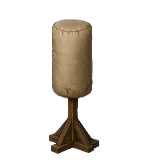
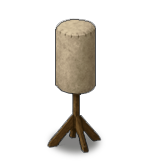
Layers edited between the first and the second 148 × 164 image:
removed layer "레이어 3" over (49, 19, 100, 154)
added layer "색조/채도 1" above "레이어 1" over (47, 18, 102, 154)
added layer "레이어 1" (50%) above "ISO_Tile_Dirt_27" over (46, 123, 105, 159)
